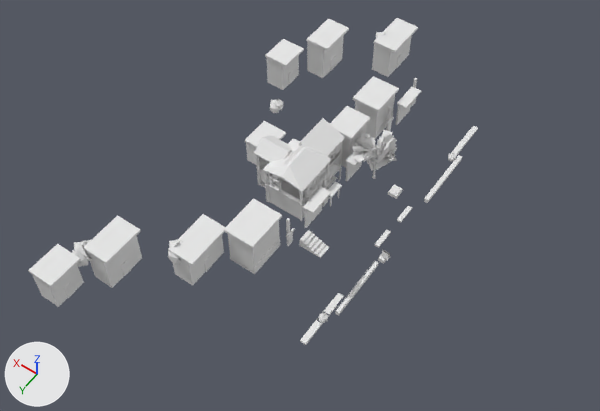
What one commit did to the OBJ model projects/hichaukitoden-game/assets/environments/st_maria_town/cortico_modelled/environment.obj.
Camera for both pictures: a camera (50 mm lens) standing at (-20.6, 68.3, 82.1) and looking at (15.4, 17.9, 2.9). Every picture has the same lights, and +X, +Y and +Z are marked at lower left. The older version comes first. Where no turn or scale is listed for an object, it has been applied to the vertices.

In view in the first picture: 'environment'.
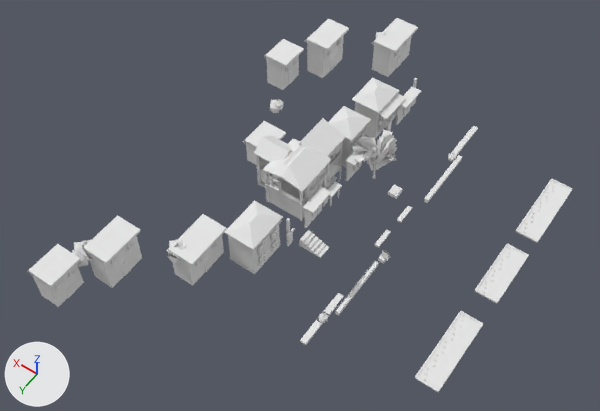
Where the change shows, as pixel boxes (x1, y1, x2, y2) in the pictures (600 x 411 px):
'environment', reshaped (21% wider, 14% taller): before (28, 18, 478, 345); after (27, 18, 573, 392)
part 1 of me_environment, rebuilt: before (353, 76, 399, 112); after (352, 78, 399, 113)
part 2 of me_environment, rebuilt: before (224, 198, 282, 249); after (224, 200, 283, 250)
part 3 of me_environment, built on: before (330, 106, 381, 160); after (27, 93, 410, 290)
part 4 of me_environment, added: after (264, 36, 410, 73)
part 5 of me_environment, added: after (415, 179, 573, 392)

Patch to the scene script:
```diff
--- a/projects/hichaukitoden-game/assets/environments/st_maria_town/cortico_modelled/environment.obj.py
+++ b/projects/hichaukitoden-game/assets/environments/st_maria_town/cortico_modelled/environment.obj.py
@@ me_environment @@
 # used by ob_environment; location = (0.0, 0.0, 0.0)
-me_environment.from_pydata(...)  # 3407 vertices, 3859 faces; spans x 3.1..33.4, y -16.1..44.2, z -0.1..7.6
+me_environment.from_pydata(...)  # 7407 vertices, 8122 faces; spans x -9.9..33.6, y -16.1..44.3, z -0.1..7.6
+# me_environment part 1: the loose piece of 8 vertices spanning x 14.9..18.9, y -3.6..1.3, z 5.4..5.8 is rebuilt with 24 vertices and now spans x 14.8..19.0, y -3.7..1.4, z 5.3..6.5
+# me_environment part 2: the loose piece of 8 vertices spanning x 14.9..19.1, y 22.1..27.7, z 5.6..6.0 is rebuilt with 24 vertices and now spans x 14.8..19.0, y 22.1..27.7, z 5.5..6.7
+# me_environment part 3: 31 vertices removed from x 11.3..20.4, y 3.3..16.4, z 1.0..6.2; 2533 vertices added at x 11.3..33.6, y -4.7..44.3, z 0.0..6.9
+# me_environment part 4: 876 vertices added at x 19.7..33.6, y -16.1..0.9, z 3.0..5.6
+# me_environment part 5: 558 vertices added at x -9.9..-7.0, y -6.1..28.1, z 0.0..0.4
+# other edits to the shape of me_environment do not show in these pictures
 me_environment.materials.append(mat_environmentbakedatlas)
```
